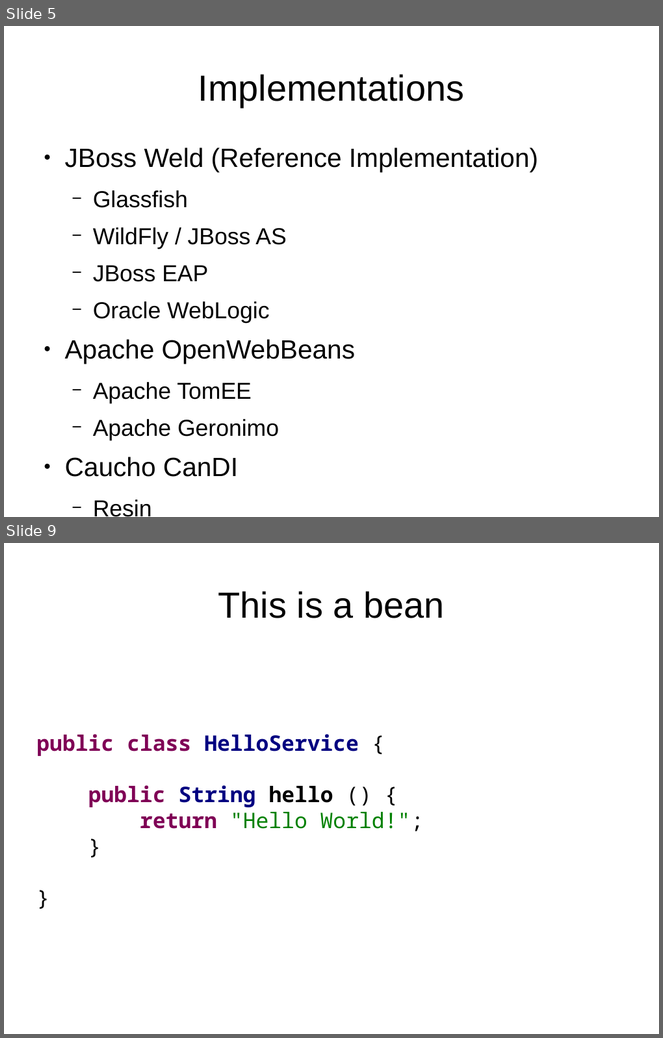
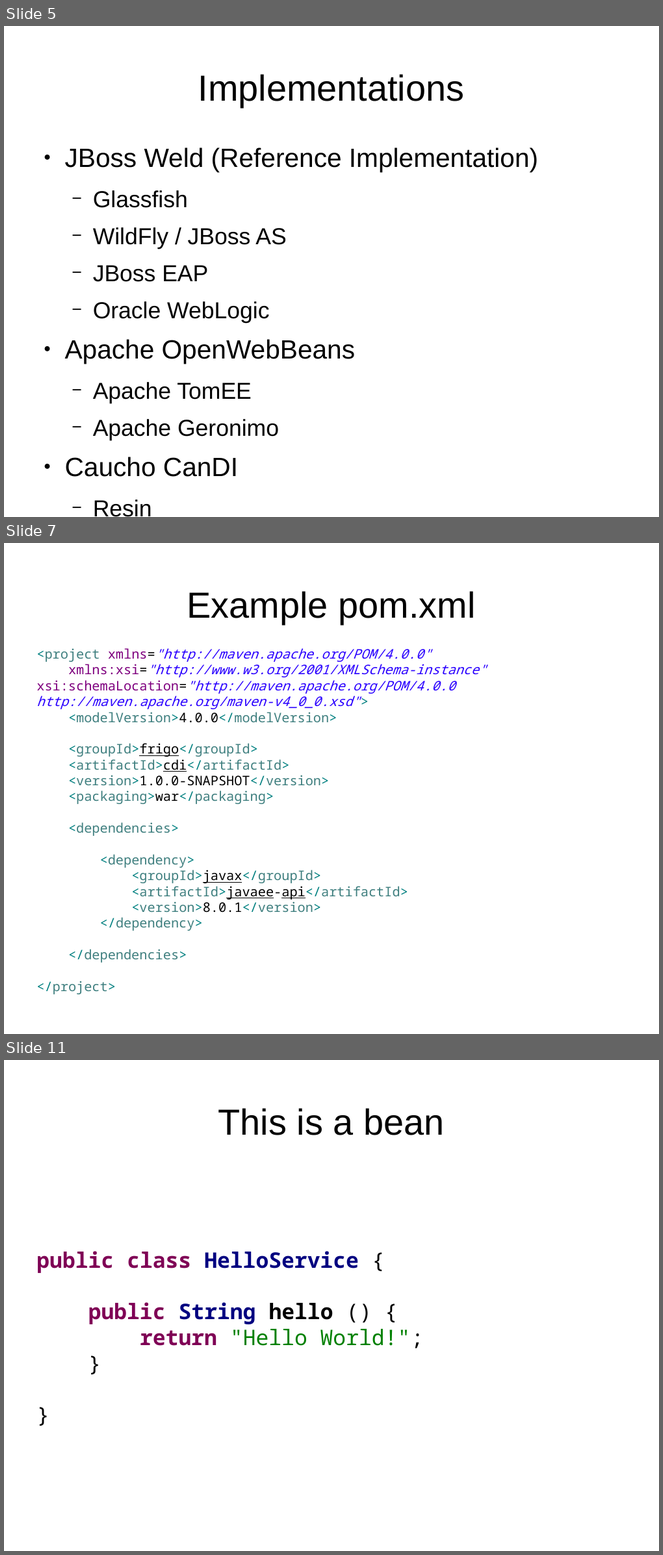
Before and after one commit to FrigoCoder/CDI, a slide deck: CDI.odp. Shown one above the other, each under a label of ours: slides 5 and 9 before the commit, slides 5, 7 and 11 after it; the slides between them are not shown. The pictures are 663x1038 and 663x1555 pixels, drawn with LibreOffice and Linux fonts; fonts in the diff are those of the drawing. Boxes give left, top, right and bottom in pixels: in the first picture for what was removed or moved away, otherwise in the second. Text is boxed around its words. In the diff, an @@ line names an element or a change of style, - is before the commit and + after.

```diff
--- a/CDI.odp
+++ b/CDI.odp
@@ slide 7 added at (x1=4, y1=543, x2=659, y2=1034), background #FFFFFF @@
@@ title added at (x1=187, y1=591, x2=475, y2=624), 44 pt, text #000000 @@
+Example pom.xml
@@ text added at (x1=36, y1=648, x2=488, y2=995), 16 pt, text #3F7F7F @@
+<project xmlns="http://maven.apache.org/POM/4.0.0"
+xmlns:xsi="http://www.w3.org/2001/XMLSchema-instance" xsi:schemaLocation="http://maven.apache.org/POM/4.0.0 http://maven.apache.org/maven-v4_0_0.xsd">
+<modelVersion>4.0.0</modelVersion>
+<groupId>frigo</groupId>
+<artifactId>cdi</artifactId>
+<version>1.0.0-SNAPSHOT</version>
+<packaging>war</packaging>
+<dependencies>
+<dependency>
+<groupId>javax</groupId>
+<artifactId>javaee-api</artifactId>
+<version>8.0.1</version>
+</dependency>
+</dependencies>
+</project>
@@ what was slide 9 is now slide 11 @@
```
Also in this commit, not shown: 2 slides changed, 6 other slides added, 2 slides removed, 5 other files.
